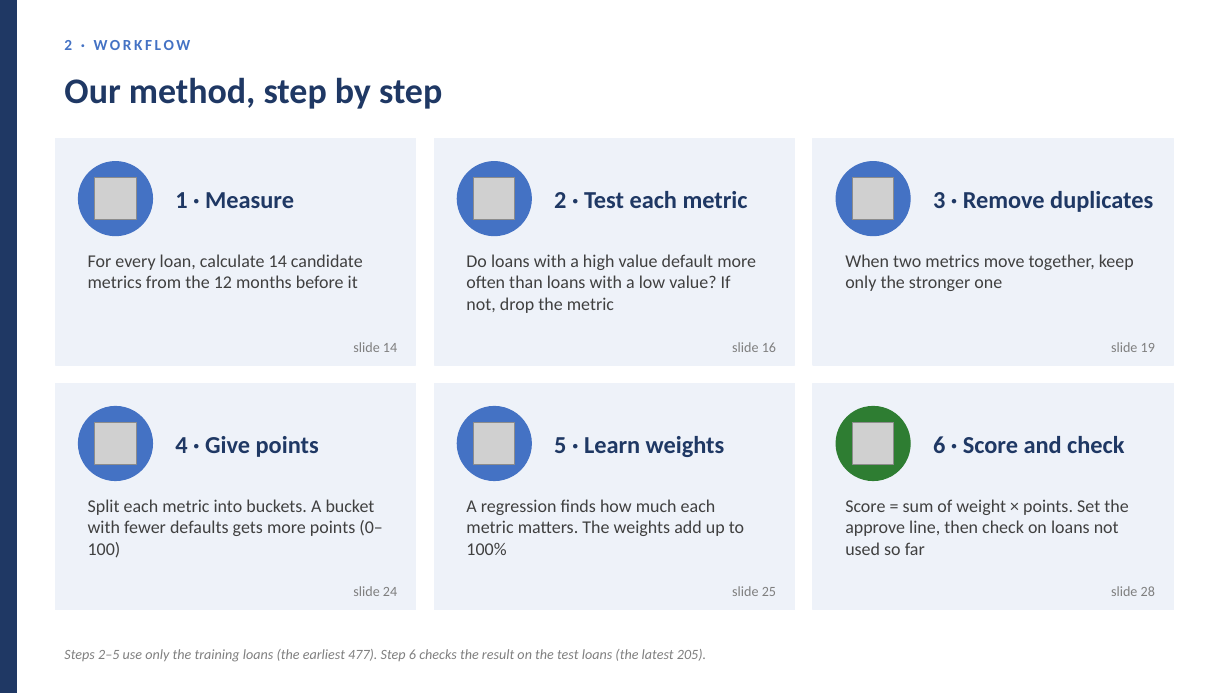
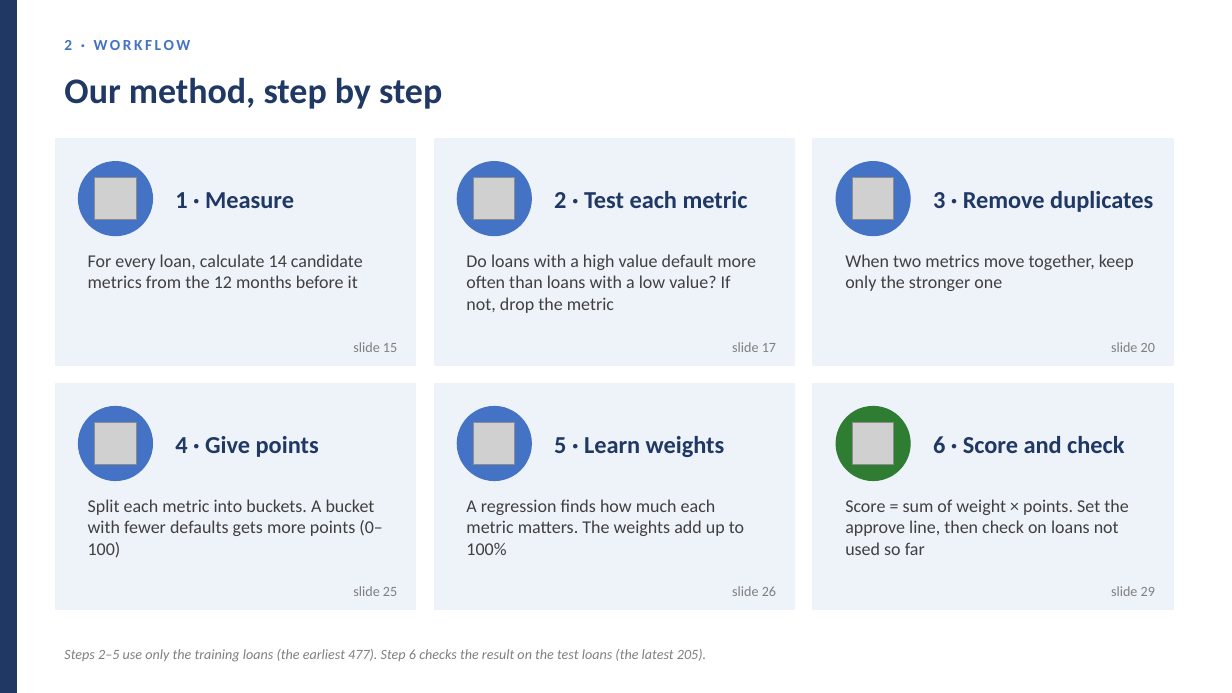
Before and after one commit to huotrithy/da-assignment-risk-scoring, a slide deck: slide 14 of docs/Final_Presentation.pptx (slide 13 before the commit). Drawn at 1232x693 pixels with LibreOffice and Linux fonts; fonts in the diff are those of the drawing; grey boxes stand for pictures. Boxes give left, top, right and bottom in pixels: in the first picture for what was removed or moved away, otherwise in the second. Text is boxed around its words. In the diff, an @@ line names an element or a change of style, - is before the commit and + after.

```diff
--- a/docs/Final_Presentation.pptx
+++ b/docs/Final_Presentation.pptx
@@ text at bbox=[353, 342, 397, 352]: text changed @@
-slide 14
+slide 15
@@ text at bbox=[732, 342, 776, 352]: text changed @@
-slide 16
+slide 17
@@ text at bbox=[1111, 342, 1155, 352]: text changed @@
-slide 19
+slide 20
@@ text at bbox=[353, 586, 397, 596]: text changed @@
-slide 24
+slide 25
@@ text at bbox=[732, 586, 776, 596]: text changed @@
-slide 25
+slide 26
@@ text at bbox=[1111, 586, 1155, 596]: text changed @@
-slide 28
+slide 29
```
Also in this commit, not shown: 5 other slides changed, 1 slide added, 1 other file.
